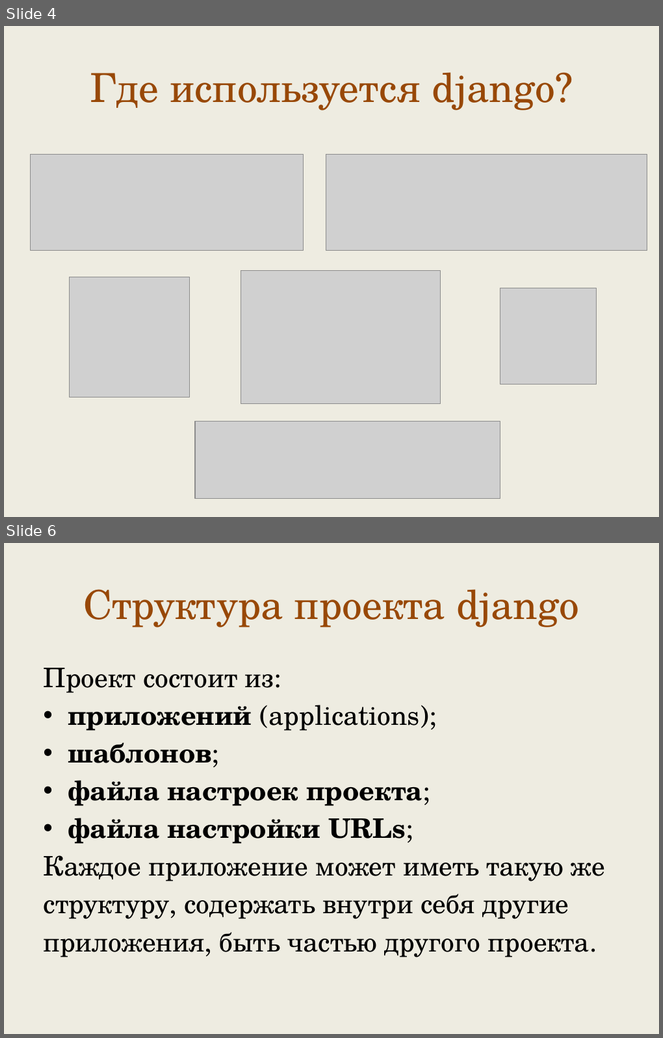
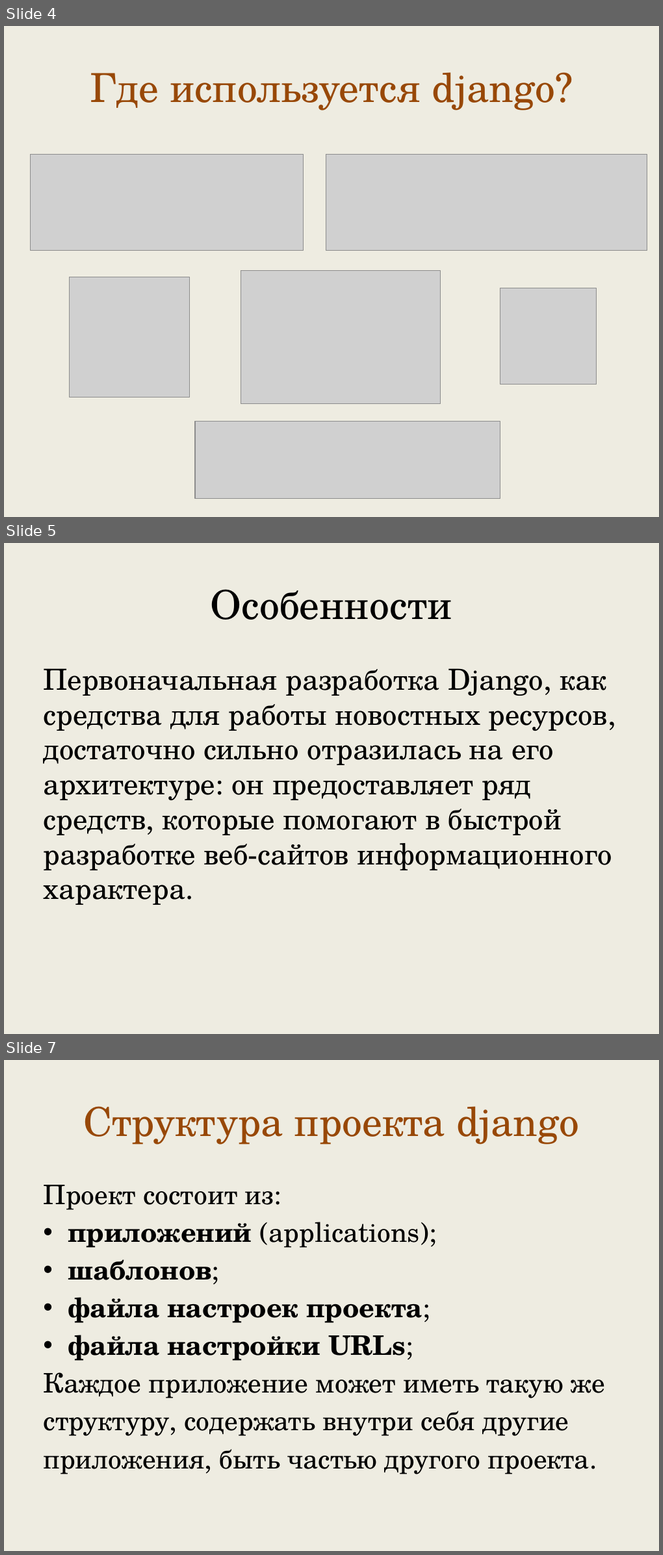
Before and after one commit to maxchv/LearnPython, a slide deck: week11/intro_django.pptx. Shown one above the other, each under a label of ours: slides 4 and 6 before the commit, slides 4, 5 and 7 after it; the slides between them are not shown. The pictures are 663x1038 and 663x1555 pixels, drawn with LibreOffice and Linux fonts; fonts in the diff are those of the drawing; grey boxes stand for pictures. Boxes give left, top, right and bottom in pixels: in the first picture for what was removed or moved away, otherwise in the second. Text is boxed around its words. In the diff, an @@ line names an element or a change of style, - is before the commit and + after.

```diff
--- a/week11/intro_django.pptx
+++ b/week11/intro_django.pptx
@@ slide 5 added at (4,543,659,1034), background #EEECE1 @@
@@ title added at (211,589,452,620), 44 pt, text #000000 @@
+Особенности
@@ text added at (43,668,613,905), 32 pt, text #000000 @@
+Первоначальная разработка Django, как средства для работы новостных ресурсов, достаточно сильно отразилась на его архитектуре: он предоставляет ряд средств, которые помогают в быстрой разработке веб-сайтов информационного характера.
@@ what was slide 6 is now slide 7 @@
```
Also in this commit, not shown: 1 slide changed.
